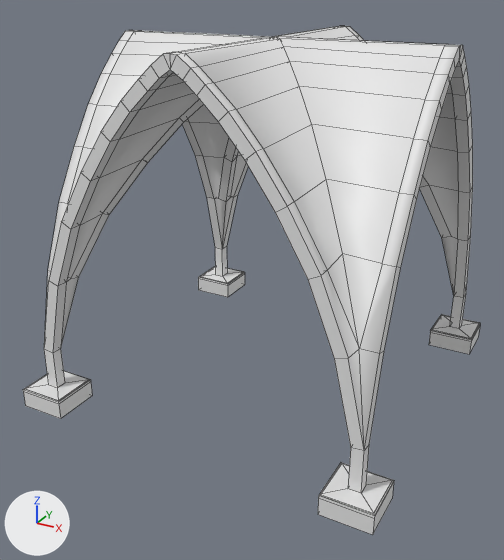
The Blender file Assets/Meshes/Vault.blend, before and after one commit.
Both versions are drawn from a 50 mm camera at (7.56, -14.85, 9.45) aimed at (-0.17, -0.79, 2.43). Arrows for +X, +Y and +Z are at lower left; the lights stay in place. Mesh edges are drawn as thin lines. The same objects are shown in both versions, whatever each file hides.

Objects in the first picture: 'LOD_B_Vault.001'.
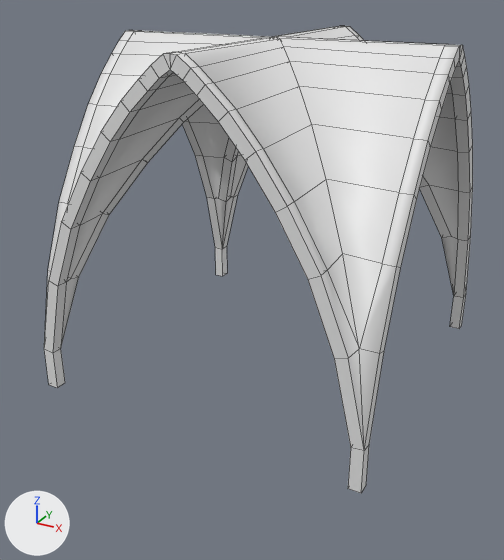
Diff of the bpy script that builds the scene:
```diff
--- a/Assets/Meshes/Vault.blend.py
+++ b/Assets/Meshes/Vault.blend.py
@@ me_mesh_008 @@
 # used by ob_lod_b_vault_001; location = (2.07, 2.07, 4.07); rotation_euler = (0.0, 0.0, 1.571), in degrees (0, 0, 90)
-me_mesh_008.from_pydata(...)  # 128 vertices, 157 faces, 1 loose edge; spans x -2.07..2.51, y -2.51..2.07, z -4.57..4.07
+me_mesh_008.from_pydata(...)  # 108 vertices, 136 faces; spans x -2.07..2.07, y -2.07..2.07, z -4.07..4.07
+# me_mesh_008 part 1
+# 20 vertices are removed from x 1.35..2.51, y -2.51..-1.35, z -4.57..-4.07
+# 21 faces are deleted
```

Pixel boxes (x1, y1, x2, y2) of what changed, in the pictures (504 x 560 px):
'LOD_B_Vault.001', reshaped (6% narrower, 8% shorter): before (23, 26, 480, 535); after (44, 26, 473, 493)
part 1 of me_mesh_008, deleted: before (23, 266, 480, 535)
